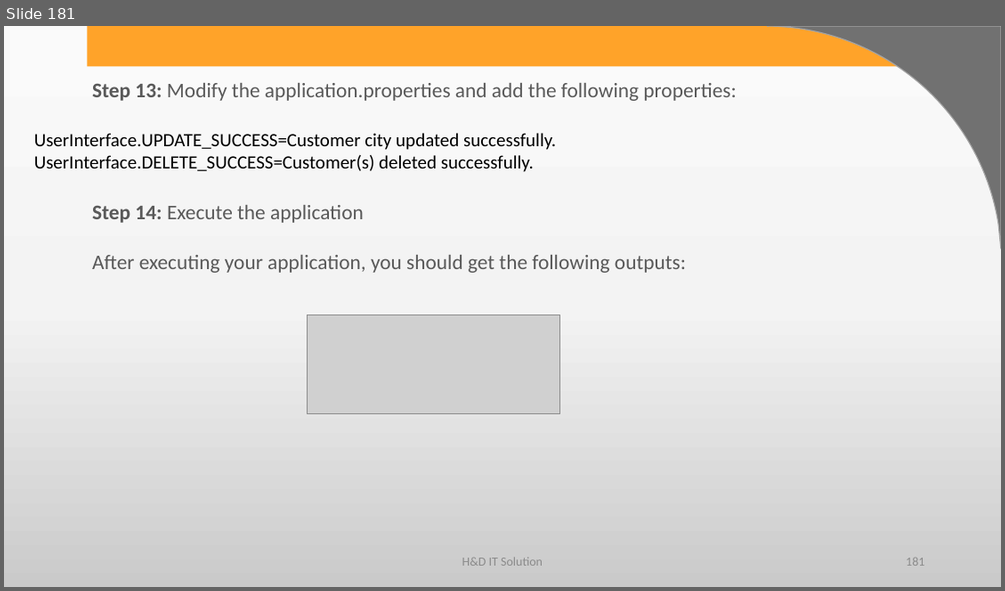
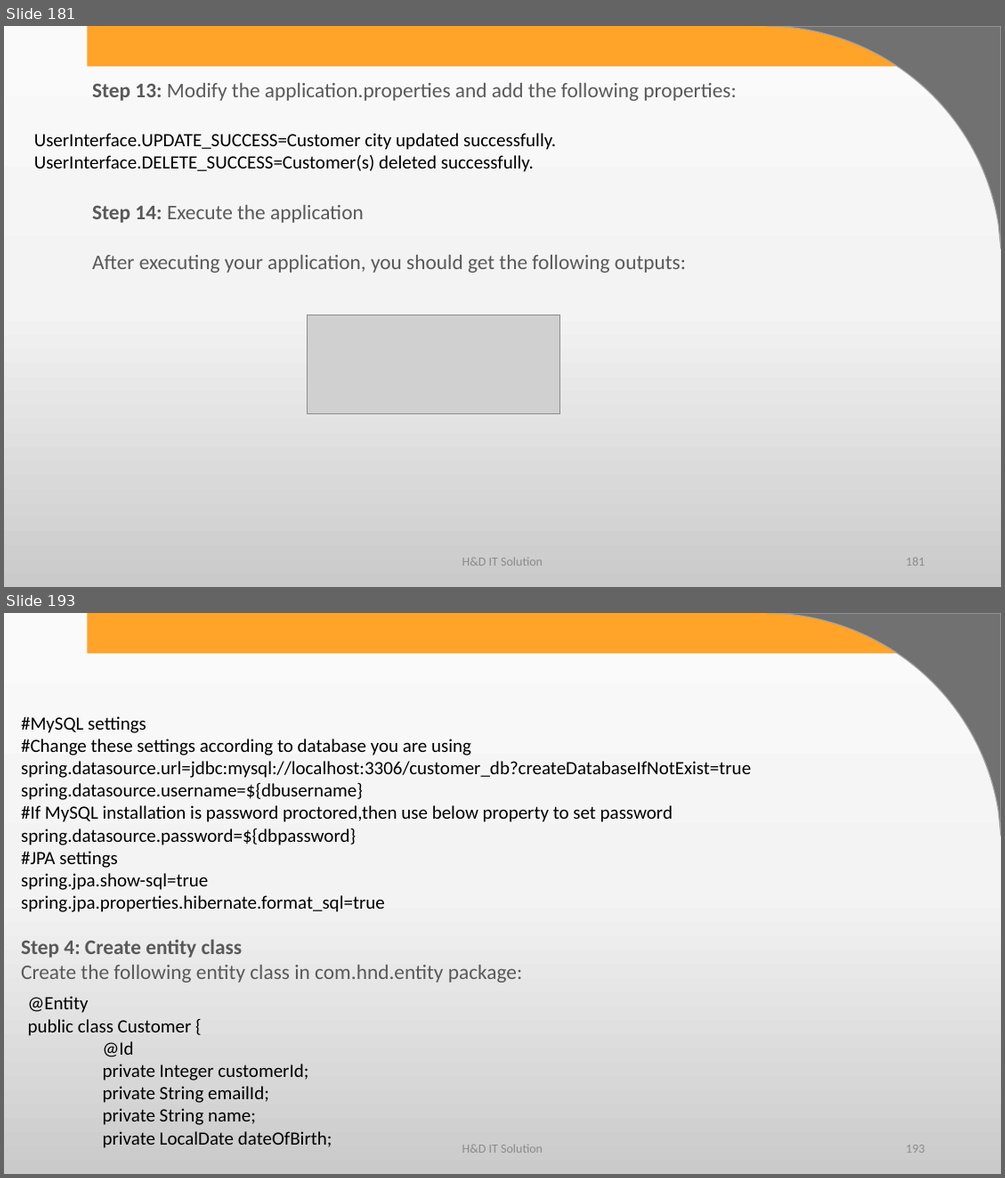
Before and after one commit to harshadasawant/spring_boot1, a slide deck: infinite/src/main/ppt/Persistence Layer using Spring Boot.pptx. Shown one above the other, each under a label of ours: slide 181 before the commit, slides 181 and 193 after it; the slides between them are not shown. The pictures are 1005x591 and 1005x1178 pixels, drawn with LibreOffice and Linux fonts; fonts in the diff are those of the drawing; grey boxes stand for pictures; background and template pictures are left out. Boxes give left, top, right and bottom in pixels: in the first picture for what was removed or moved away, otherwise in the second. Text is boxed around its words. In the diff, an @@ line names an element or a change of style, - is before the commit and + after.

```diff
--- a/infinite/src/main/ppt/Persistence Layer using Spring Boot.pptx
+++ b/infinite/src/main/ppt/Persistence Layer using Spring Boot.pptx
@@ slide 193 added at bbox=[4, 613, 1001, 1174], background gradient #FBFBFB to #F4F4F4 to #CBCBCB; not listed: 2 template elements that a slide beside it also shows @@
@@ text added at bbox=[21, 716, 751, 912], 18 pt, text #000000 @@
+#MySQL settings
+#Change these settings according to database you are using
+spring.datasource.url=jdbc:mysql://localhost:3306/customer_db?createDatabaseIfNotExist=true
+spring.datasource.username=${dbusername}
+#If MySQL installation is password proctored,then use below property to set password
+spring.datasource.password=${dbpassword}
+#JPA settings
+spring.jpa.show-sql=true
+spring.jpa.properties.hibernate.format_sql=true
@@ text added at bbox=[21, 939, 522, 982], 20 pt, text #595959 @@
+Step 4: Create entity class
+Create the following entity class in com.hnd.entity package:
@@ text added at bbox=[28, 996, 332, 1148], 18 pt, text #000000 @@
+@Entity
+public class Customer {
+@Id
+private Integer customerId;
+private String emailId;
+private String name;
+private LocalDate dateOfBirth;
@@ text added at bbox=[462, 1143, 542, 1152], 12 pt, text #8C8C8C @@
+H&D IT Solution
@@ page number added at bbox=[906, 1144, 924, 1152], 12 pt, text #8C8C8C @@
+193
```
Also in this commit, not shown: 108 other slides added.
